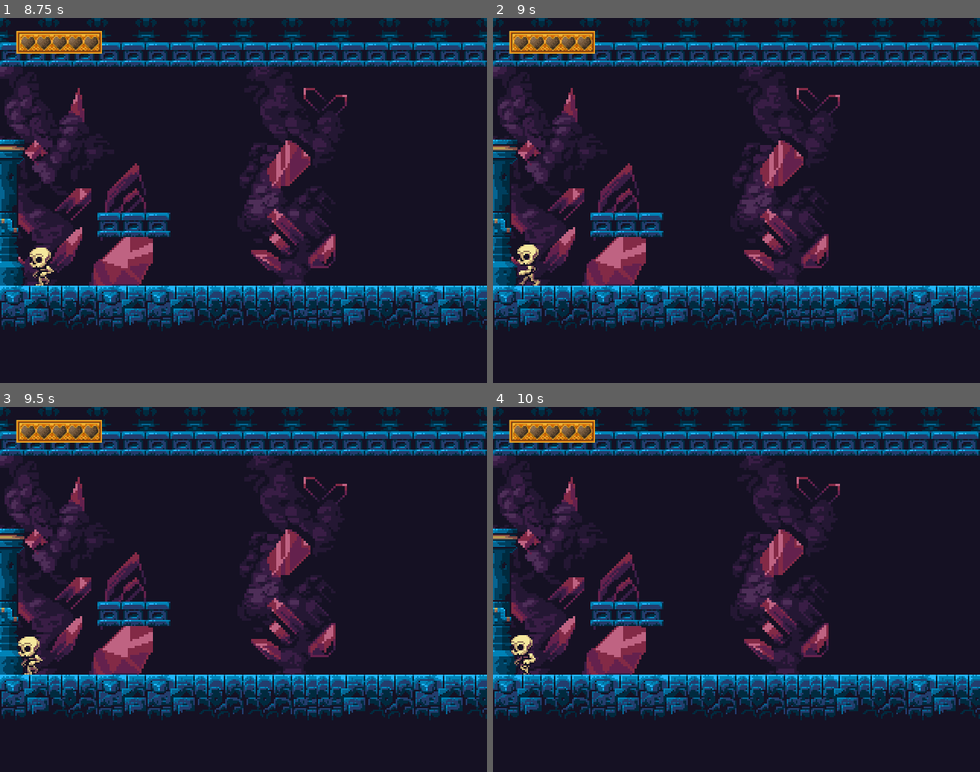
Above: before the commit, frames 1-4 (two rows, left to right).
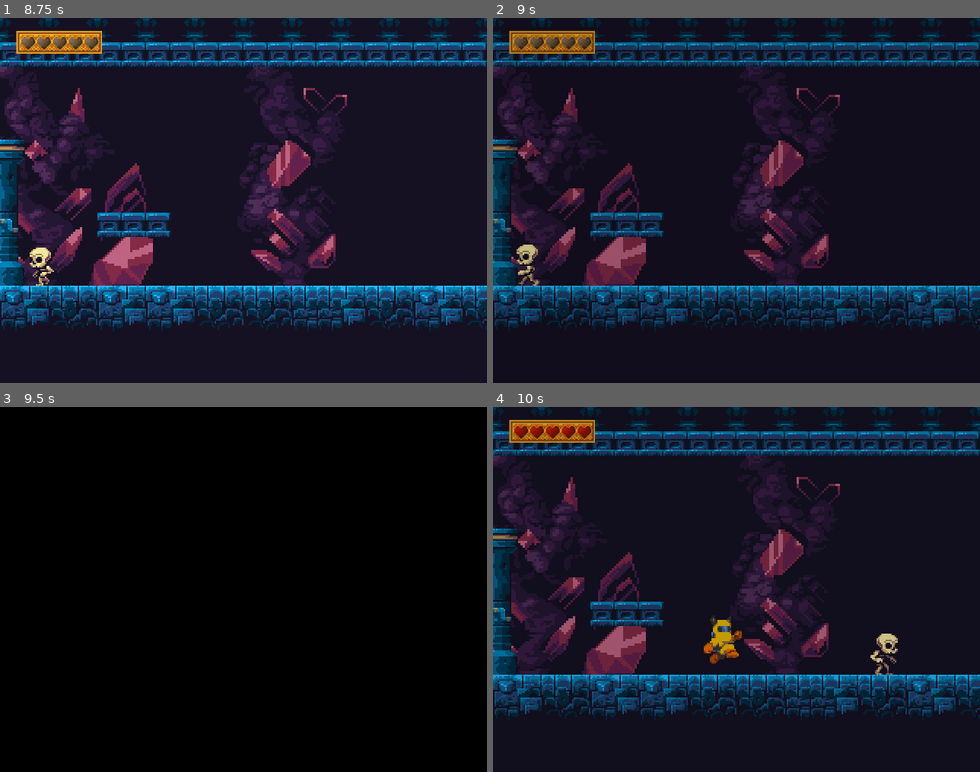
Above: after the commit, the same moments.

Repository: noob-slayer-1/metroidvania-prototype
Game: Godot game, scene res://scenes/main.tscn
Same seed, same stepped clock (60 frames per second), same inputs: the game is played once before the commit and once after it.
Inputs (mouse positions are in pixels of both pictures, inside the frame that each line leads up to):
- Up to frame 1 (8.75 s): tap Enter at 0.5 s; move the mouse to (350, 182) at 0.52 s; press the mouse at (350, 182) at 0.53 s; hold D (move_right) 0.53-1.25 s; tap Space (jump) at 0.77, 3.77, 6.77 s; release the mouse at (350, 182) at 1.25 s; drag from (146, 218) to (326, 277) at 1.27 s; move the mouse to (292, 120) at 2.02 s; hold D (move_right) 2.03-2.75 s; tap Y at 2.1, 6.6 s; drag from (219, 273) to (384, 266) at 2.77 s; move the mouse to (389, 255) at 3.52 s; hold A (move_left) 3.53-4.25 s; tap Q at 3.6, 8.1 s; drag from (97, 145) to (316, 251) at 4.27 s; move the mouse to (267, 200) at 5.02 s; press the mouse at (267, 200) at 5.03 s; hold A (move_left) 5.03-5.75 s; release the mouse at (267, 200) at 5.75 s; drag from (170, 109) to (146, 218) at 5.77 s; move the mouse to (350, 182) at 6.52 s; hold D (move_right) 6.53-7.25 s; drag from (146, 218) to (82, 266) at 7.27 s; move the mouse to (292, 120) at 8.02 s; hold A (move_left) from 8.03 s (still down)
- Up to frame 2 (9 s): release A (move_left) at 8.75 s; drag from (712, 273) to (590, 145) at 8.77 s
- Up to frame 3 (9.5 s): no input
- Up to frame 4 (10 s): move the mouse to (882, 644) at 9.52 s; press the mouse at (882, 644) at 9.53 s; hold D (move_right) from 9.53 s (still down); tap Space (jump) at 9.77 s

Frame 1 is identical in both runs. In frame 2, 8.8% of the frame differs, in the area x 0-100%, y 3-85%; in frame 3, 100%, in the area x 0-100%, y 0-100%; in frame 4, 6.2%.

Commit message:
feat: add defeat reset

Diff:
--- a/scenes/effect_handler.gd
+++ b/scenes/effect_handler.gd
@@ -22,3 +22,6 @@
 		EffectType.KNOCKBACK:
 			actor.is_in_knockback = true
 			movement.apply_force(effect.data["direction"], effect.data["force"])
+
+func reset():
+	actor.is_in_knockback = false
--- a/scenes/main.gd
+++ b/scenes/main.gd
@@ -11,7 +11,7 @@
 	var start_point = map.get_node_or_null("StartPoint")
 	if start_point:
 		player.global_position = start_point.global_position
-	add_module("RoomTransitions.gd")
+	add_module("res://scripts/module/custom_transition.gd")
 	add_module("res://scripts/module/trap_reset.gd")
 	$FXHandler.effect_spawned.connect(_on_effect_spawned)
 
--- a/scenes/main.tscn
+++ b/scenes/main.tscn
@@ -1,10 +1,25 @@
-[gd_scene load_steps=9 format=3 uid="uid://l44so8biq3ob"]
+[gd_scene load_steps=10 format=3 uid="uid://l44so8biq3ob"]
 
 [ext_resource type="Script" uid="uid://d3uc7qbng1ora" path="res://scenes/main.gd" id="1_sugp2"]
 [ext_resource type="PackedScene" uid="uid://b57hgcl5pg74n" path="res://scenes/player/player.tscn" id="2_0wfyh"]
 [ext_resource type="Texture2D" uid="uid://cjgf0rmppjunf" path="res://assets/environment/back.png" id="2_jyhfs"]
 [ext_resource type="PackedScene" uid="uid://my0plxkdxdyl" path="res://scenes/gui/gui.tscn" id="3_sugp2"]
 [ext_resource type="Script" uid="uid://q7b7yyi42c7l" path="res://scenes/vfx_handler.gd" id="5_tbgi4"]
+
+[sub_resource type="Animation" id="Animation_tefeu"]
+length = 0.001
+tracks/0/type = "value"
+tracks/0/imported = false
+tracks/0/enabled = true
+tracks/0/path = NodePath("ColorRect:color")
+tracks/0/interp = 1
+tracks/0/loop_wrap = true
+tracks/0/keys = {
+"times": PackedFloat32Array(0),
+"transitions": PackedFloat32Array(1),
+"update": 0,
+"values": [Color(0, 0, 0, 0)]
+}
 
 [sub_resource type="Animation" id="Animation_tbgi4"]
 resource_name = "trap_reset"
@@ -23,8 +38,10 @@
 "values": [Color(0, 0, 0, 0), Color(0, 0, 0, 1)]
 }
 
-[sub_resource type="Animation" id="Animation_tefeu"]
-length = 0.001
+[sub_resource type="Animation" id="Animation_o6xl0"]
+resource_name = "room_transition"
+length = 0.6
+step = 0.1
 tracks/0/type = "value"
 tracks/0/imported = false
 tracks/0/enabled = true
@@ -32,15 +49,16 @@
 tracks/0/interp = 1
 tracks/0/loop_wrap = true
 tracks/0/keys = {
-"times": PackedFloat32Array(0),
-"transitions": PackedFloat32Array(1),
+"times": PackedFloat32Array(0, 0.6),
+"transitions": PackedFloat32Array(1, 1),
 "update": 0,
-"values": [Color(0, 0, 0, 0)]
+"values": [Color(0, 0, 0, 0), Color(0, 0, 0, 1)]
 }
 
 [sub_resource type="AnimationLibrary" id="AnimationLibrary_tipki"]
 _data = {
 &"RESET": SubResource("Animation_tefeu"),
+&"room_transition": SubResource("Animation_o6xl0"),
 &"trap_reset": SubResource("Animation_tbgi4")
 }
 
--- a/scenes/maps/test_map_2.tscn
+++ b/scenes/maps/test_map_2.tscn
@@ -606,7 +606,7 @@
 sources/2 = SubResource("TileSetAtlasSource_vi1px")
 sources/3 = SubResource("TileSetScenesCollectionSource_s7igm")
 
-[node name="TestMap1" type="Node2D"]
+[node name="TestMap2" type="Node2D"]
 
 [node name="TileMapLayer" type="TileMapLayer" parent="."]
 scale = Vector2(2, 2)
--- a/scenes/player/player.gd
+++ b/scenes/player/player.gd
@@ -1,26 +1,29 @@
 extends CharacterBody2D
 
 var is_in_knockback: bool = false
-var can_controlled = true
 
 
 func _ready() -> void:
 	Events.player_health_depleted.connect(_on_health_depleted)
-	Events.trap_hit.connect(_on_trap_hit)
-	Events.player_resetted.connect(_on_player_resetted)
 
 func _physics_process(delta: float) -> void:
-	if can_controlled:
-		$Gravity.apply_gravity(delta)
-		$PlayerMovement.update()
-		$EffectHandler.update(delta)
+	$Gravity.apply_gravity(delta)
+	$PlayerMovement.update()
+	$EffectHandler.update(delta)
 
-		move_and_slide()
+	move_and_slide()
 
 func receive_attack(attack_data: AttackData):
 	$Health.take_damage(attack_data.DAMAGE)
 	for effect in attack_data.effects:
 		$EffectHandler.apply_effect(effect)
+
+func reset():
+	$Health.reset()
+	$PlayerMovement.reset()
+	$EffectHandler.reset()
+	set_deferred(&"collision_layer", 2)
+	set_deferred(&"collision_mask", 1)
 
 func _on_health_depleted():
 	set_deferred(&"collision_layer", 0)
@@ -37,9 +40,3 @@
 	$EffectHandler.ignore_effect = true
 	await get_tree().process_frame
 	$EffectHandler.ignore_effect = false
-
-func _on_trap_hit():
-	can_controlled = false
-
-func _on_player_resetted():
-	can_controlled = true
--- a/scenes/player/player_health.gd
+++ b/scenes/player/player_health.gd
@@ -1,6 +1,7 @@
 extends Node2D
 
 @export var health: int = 0
+@onready var origin_health = health
 @onready var player = get_owner()
 @onready var collider = $"../CollisionShape2D"
 
@@ -14,3 +15,7 @@
 	$"../AnimationPlayer".play(&"hit")
 	if health == 0:
 		Events.player_health_depleted.emit()
+
+func reset():
+	health = origin_health
+	Events.player_health_changed.emit(health)
--- a/scenes/player/player_movement.gd
+++ b/scenes/player/player_movement.gd
@@ -9,6 +9,7 @@
 var last_facing_direction = Vector2.RIGHT
 var double_jump = false
 var prev_on_floor = false
+var can_controlled = true
 
 @onready var player: CharacterBody2D = get_owner()
 @onready var ct_timer = $CTTimer
@@ -18,10 +19,14 @@
 @onready var gravity = $"../Gravity"
 
 
+func _ready() -> void:
+	Events.trap_hit.connect(_on_trap_hit)
+	Events.player_resetted.connect(_on_player_resetted)
+
 func update() -> void:
 	gravity.set_gravity(get_gravity())
 
-	if not player.is_in_knockback:
+	if not player.is_in_knockback and can_controlled:
 		var input_velocity = Vector2(Input.get_axis(&"move_left", &"move_right"), 0)
 		player.velocity.x = move_speed * input_velocity.x
 		if input_velocity:
@@ -68,3 +73,13 @@
 
 func get_gravity():
 	return jump_gravity if player.velocity.y < 0.0 else fall_gravity
+
+func reset():
+	player.velocity = Vector2.ZERO
+	can_controlled = true
+
+func _on_trap_hit():
+	can_controlled = false
+
+func _on_player_resetted():
+	can_controlled = true
--- /dev/null
+++ b/scripts/module/custom_transition.gd
@@ -0,0 +1,59 @@
+extends "res://addons/MetroidvaniaSystem/Template/Scripts/MetSysModule.gd"
+
+var player: Node2D
+var transition_anim_player: AnimationPlayer
+
+
+func _initialize():
+	player = game.player
+	assert(player)
+	transition_anim_player = game.get_transition_anim_player()
+	MetSys.room_changed.connect(_on_room_changed, CONNECT_DEFERRED)
+	Events.player_health_depleted.connect(_on_player_health_depleted)
+
+func _reset_to_start():
+	player.set_process_mode(Node.PROCESS_MODE_DISABLED)
+	transition_anim_player.play("room_transition")
+	await transition_anim_player.animation_finished
+
+	player.reset()
+
+	var prev_room_instance := MetSys.get_current_room_instance()
+	if prev_room_instance:
+		prev_room_instance.get_parent().remove_child(prev_room_instance)
+		prev_room_instance.queue_free()
+
+	await game.load_room(game.starting_map)
+
+	var start_point = game.map.get_node_or_null("StartPoint")
+	if start_point:
+		player.global_position = start_point.global_position
+
+	transition_anim_player.play_backwards("room_transition")
+	player.set_process_mode(Node.PROCESS_MODE_INHERIT)
+
+func _on_room_changed(target_room: String):
+	if target_room == MetSys.get_current_room_id():
+		# This can happen when teleporting to another room.
+		return
+
+	player.set_process_mode(Node.PROCESS_MODE_DISABLED)
+	transition_anim_player.play("room_transition")
+	await transition_anim_player.animation_finished
+
+	var prev_room_instance := MetSys.get_current_room_instance()
+	if prev_room_instance:
+		prev_room_instance.get_parent().remove_child(prev_room_instance)
+
+	await game.load_room(target_room)
+
+	if prev_room_instance:
+		player.position -= MetSys.get_current_room_instance().get_room_position_offset(prev_room_instance)
+		prev_room_instance.queue_free()
+
+	transition_anim_player.play_backwards("room_transition")
+	player.set_process_mode(Node.PROCESS_MODE_INHERIT)
+
+func _on_player_health_depleted():
+	await game.get_tree().create_timer(2.0).timeout
+	_reset_to_start()
Not shown, added: scripts/module/custom_transition.gd.uid
